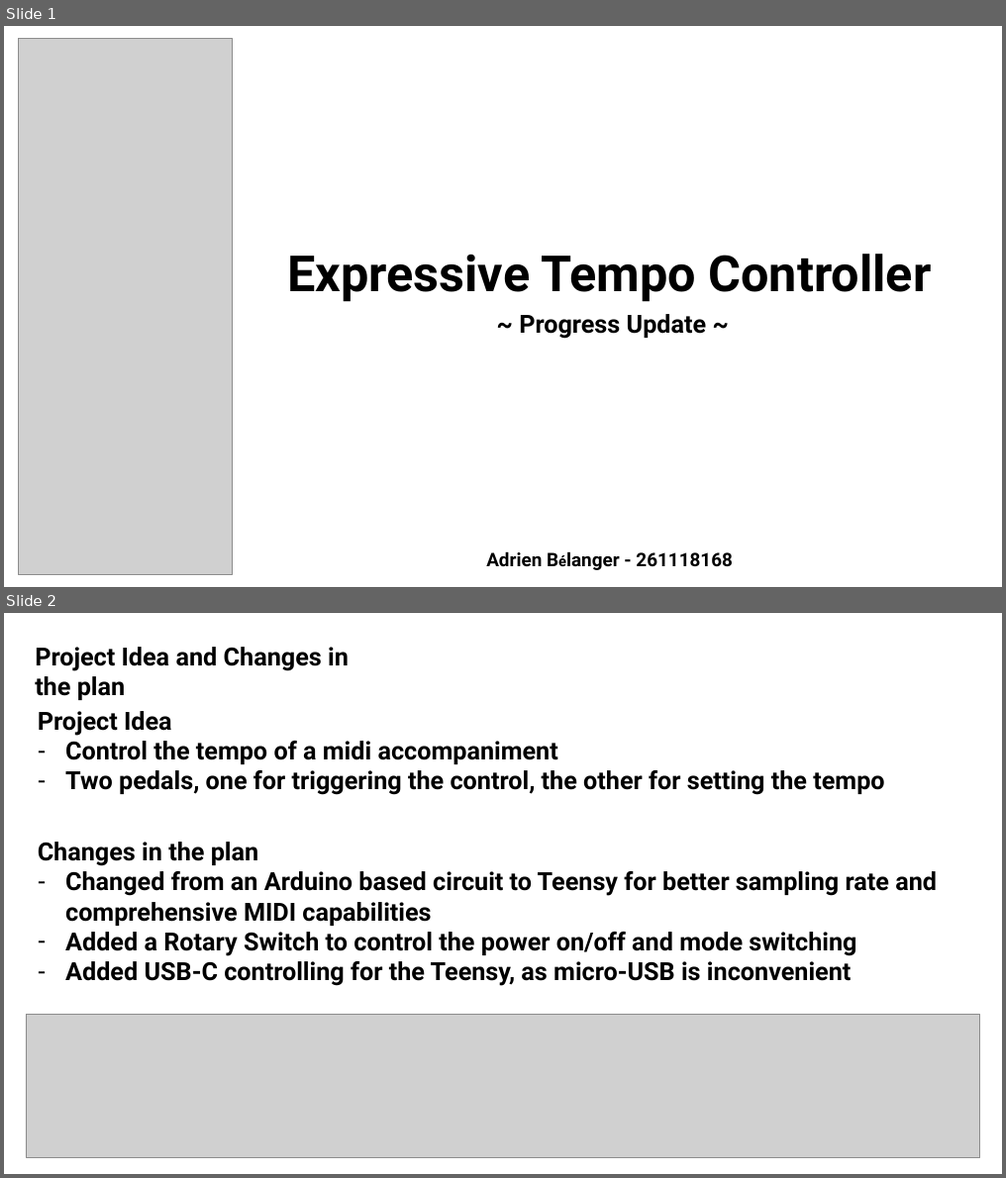
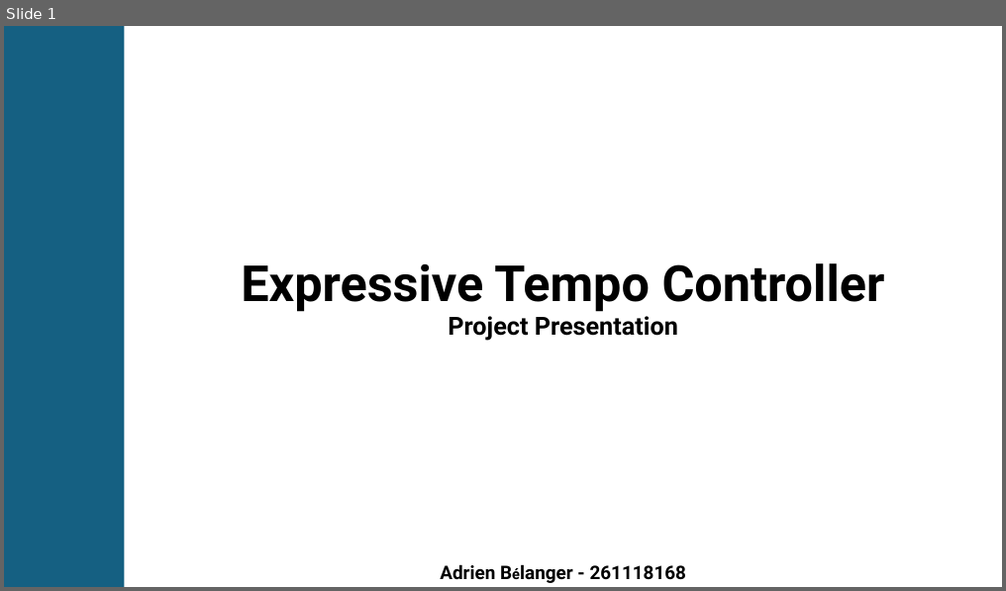
Before and after one commit to AdrienBelanger/306-Project, a slide deck: Presentation/Final Presentation.pptx. Shown one above the other, each under a label of ours: slides 1 and 2 before the commit, slide 1 after it. The pictures are 1006x1178 and 1006x591 pixels, drawn with LibreOffice and Linux fonts; fonts in the diff are those of the drawing; grey boxes stand for pictures. Boxes give left, top, right and bottom in pixels: in the first picture for what was removed or moved away, otherwise in the second. Text is boxed around its words. In the diff, an @@ line names an element or a change of style, - is before the commit and + after.

```diff
--- a/Presentation/Final Presentation.pptx
+++ b/Presentation/Final Presentation.pptx
@@ slide 2 removed at [4,613,1002,1174], background #FFFFFF @@
@@ text removed at [35,647,349,700] @@
-Project Idea and Changes in the plan
@@ text removed at [38,711,884,795] @@
-Project Idea
-– Control the tempo of a midi accompaniment
-– Two pedals, one for triggering the control, the other for setting the tempo
@@ text removed at [38,842,937,986] @@
-Changes in the plan
-– Changed from an Arduino based circuit to Teensy for better sampling rate and comprehensive MIDI capabilities
-– Added a Rotary Switch to control the power on/off and mode switching
-– Added USB-C controlling for the Teensy, as micro-USB is inconvenient
@@ picture removed at [26,1015,979,1157] @@
@@ slide 1 changed as well @@
@@ rectangle added at [4,26,125,587], fill #156082 @@
@@ picture removed at [18,38,233,574] @@
@@ text "Expressive Tempo Controller": place and size @@
-text "Expressive Tempo Controller" at [287,254,931,302]
+text "Expressive Tempo Controller" at [241,264,885,312]
@@ text at [448,316,678,341]: text changed @@
-~ Progress Update ~
+Project Presentation
@@ text "Adrien Bélanger - 261118168": place and size @@
-text "Adrien Bélanger - 261118168" at [486,552,733,567]
+text "Adrien Bélanger - 261118168" at [440,565,687,580]
```
Also in this commit, not shown: 6 slides added, 3 other slides removed, 6 other files.
